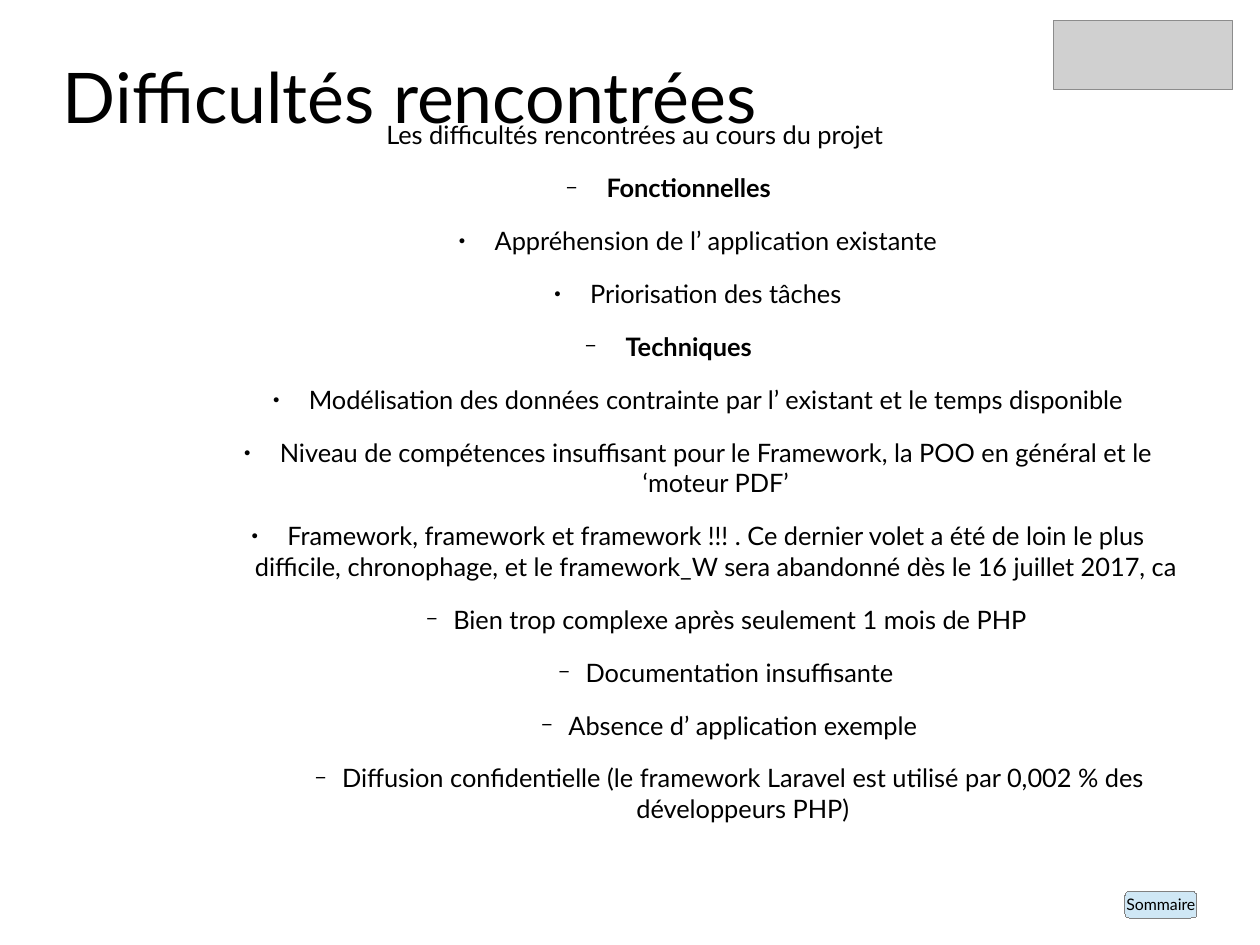
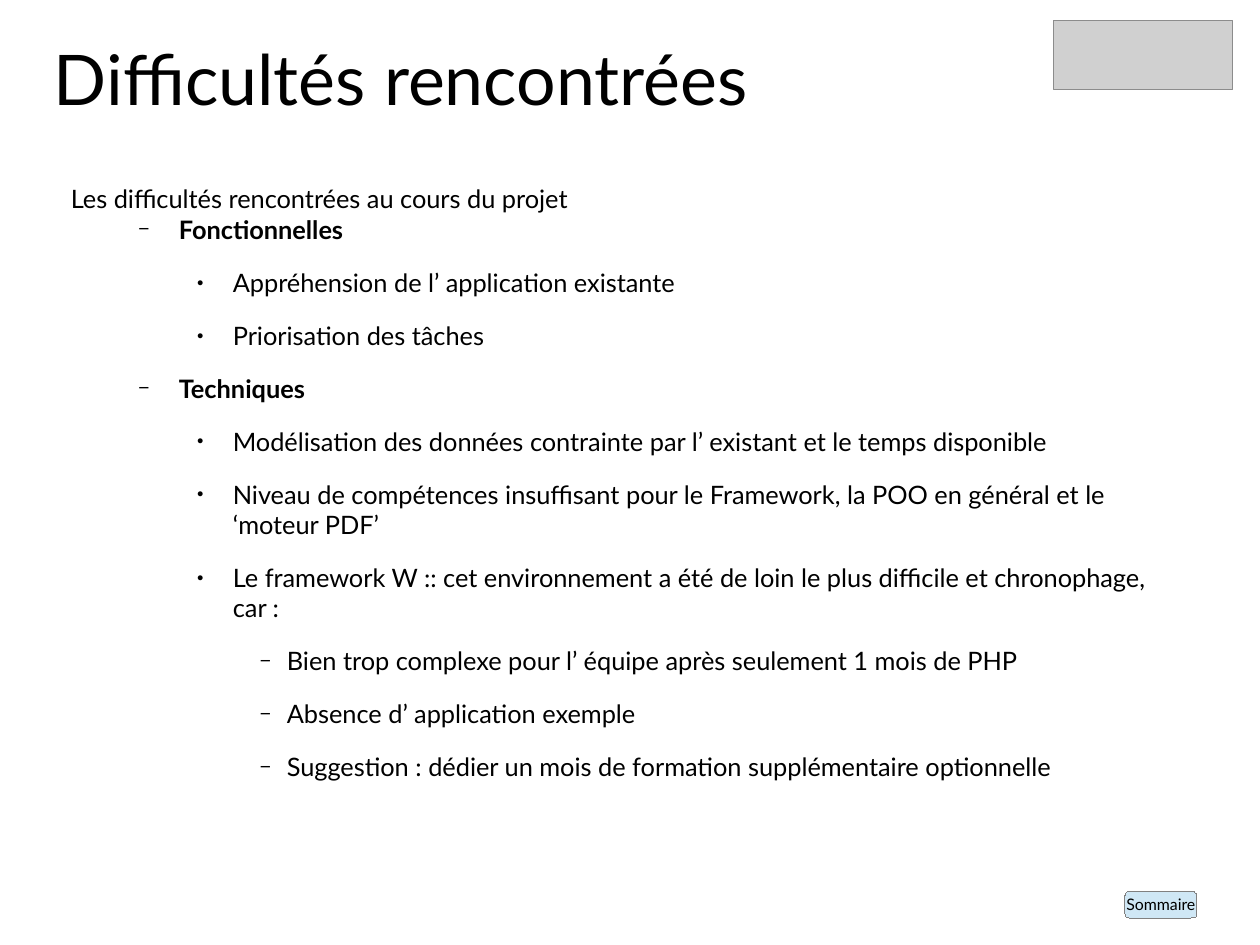
Before and after one commit to olivierroulet/BigBandConcept, a slide deck: slide 9 of MayBe/PresentationPowerPoint_Projet_BigBand_v7c.mini.odp. Drawn at 1260x945 pixels with LibreOffice and Linux fonts; fonts in the diff are those of the drawing; grey boxes stand for pictures. Boxes give left, top, right and bottom in pixels: in the first picture for what was removed or moved away, otherwise in the second. Text is boxed around its words. In the diff, an @@ line names an element or a change of style, - is before the commit and + after.

Commit message:
mise à jour (framework!) de la présentation

```diff
--- a/MayBe/PresentationPowerPoint_Projet_BigBand_v7c.mini.odp
+++ b/MayBe/PresentationPowerPoint_Projet_BigBand_v7c.mini.odp
@@ title "Difficultés rencontrées" rewrapped from box(63, 71, 757, 136) to box(54, 53, 748, 106) @@
@@ text "Les difficultés rencontrées au cours ...": place and size @@
-text "Les difficultés rencontrées au cours ..." at box(255, 123, 1177, 822)
+text "Les difficultés rencontrées au cours ..." at box(71, 189, 1145, 781)
@@ text at box(71, 189, 1104, 728): alignment centre to left; less space between paragraphs @@
@@ text at box(233, 568, 1145, 675): text changed @@
-    ● Framework, framework et framework !!! . Ce dernier volet a été de loin le plus difficile, chronophage, et le framework_W sera abandonné dès le 16 juillet 2017, ca
-      − Bien trop complexe après seulement 1 mois de PHP
-      − Documentation insuffisante
+    ● Le framework W :: cet environnement a été de loin le plus difficile et chronophage, car :
+      − Bien trop complexe pour l’ équipe après seulement 1 mois de PHP
@@ text at box(287, 757, 1050, 781): text changed @@
-      − Diffusion confidentielle (le framework Laravel est utilisé par 0,002 % des développeurs PHP)
+      − Suggestion : dédier un mois de formation supplémentaire optionnelle
```
Also in this commit, not shown: 1 other slide changed.
